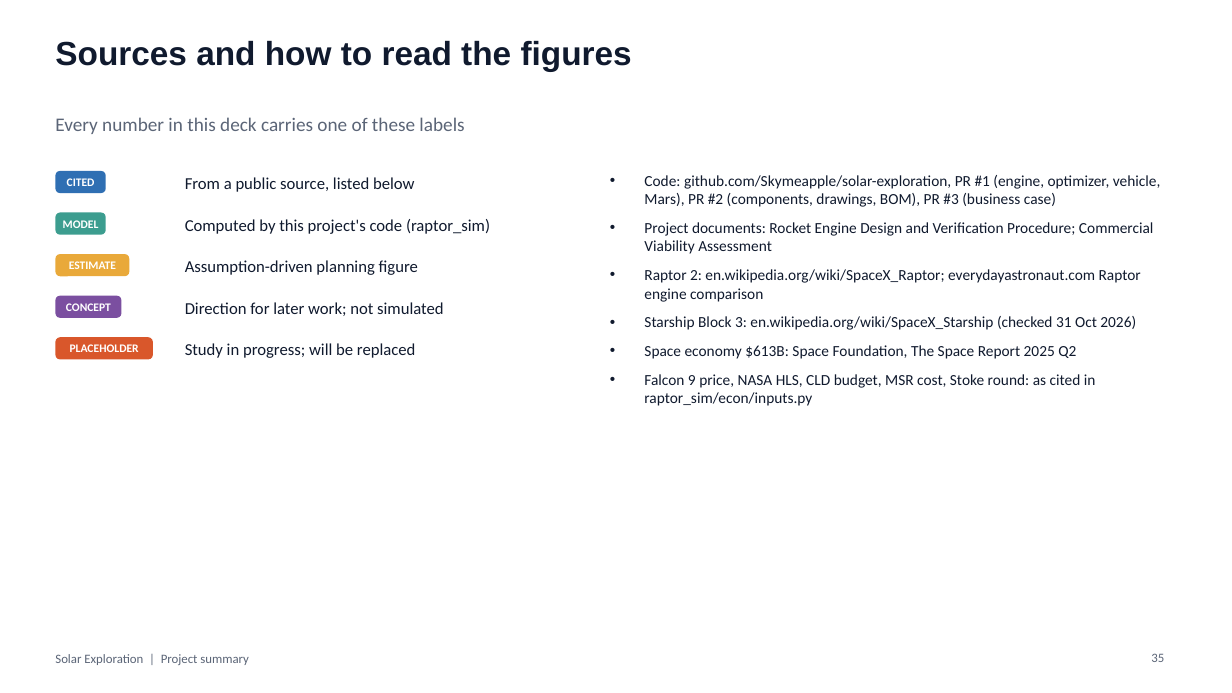
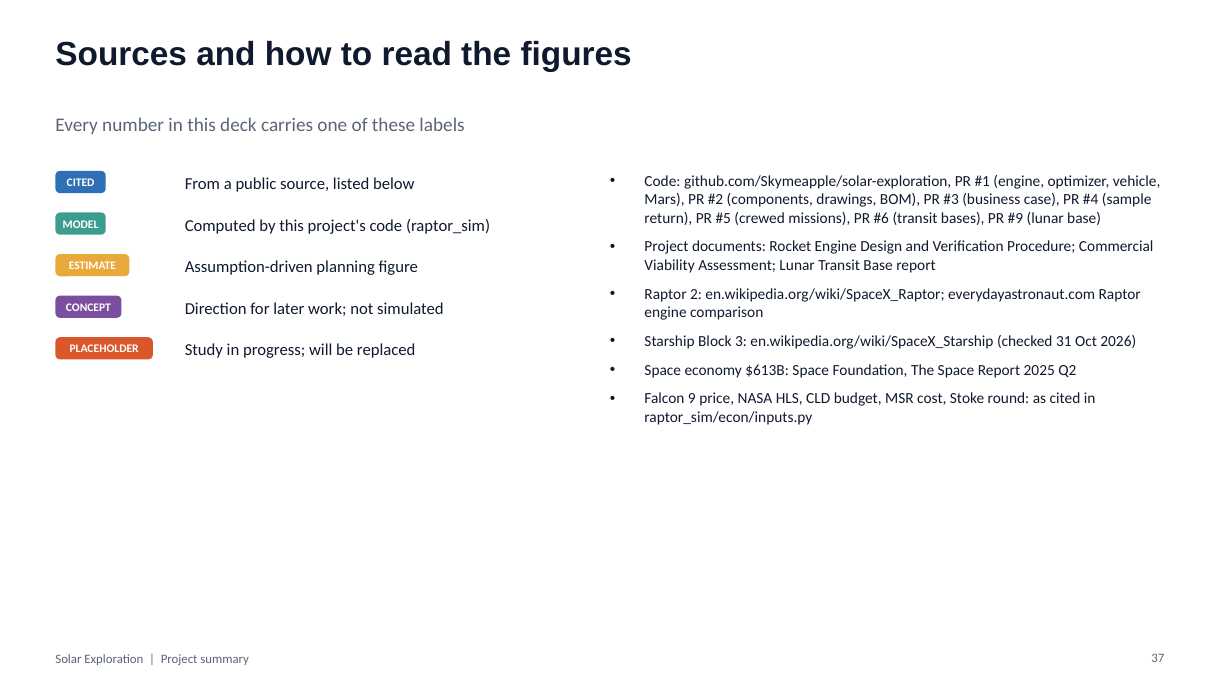
Before and after one commit to Skymeapple/solar-exploration, a slide deck: slide 37 of presentation/Solar_Exploration_Project_Summary.pptx (slide 35 before the commit). Drawn at 1232x693 pixels with LibreOffice and Linux fonts; fonts in the diff are those of the drawing. Boxes give left, top, right and bottom in pixels: in the first picture for what was removed or moved away, otherwise in the second. Text is boxed around its words. In the diff, an @@ line names an element or a change of style, - is before the commit and + after.

```diff
--- a/presentation/Solar_Exploration_Project_Summary.pptx
+++ b/presentation/Solar_Exploration_Project_Summary.pptx
@@ text at (644, 175, 1161, 273): text changed @@
-• Code: github.com/Skymeapple/solar-exploration, PR #1 (engine, optimizer, vehicle, Mars), PR #2 (components, drawings, BOM), PR #3 (business case)
-• Project documents: Rocket Engine Design and Verification Procedure; Commercial Viability Assessment
+• Code: github.com/Skymeapple/solar-exploration, PR #1 (engine, optimizer, vehicle, Mars), PR #2 (components, drawings, BOM), PR #3 (business case), PR #4 (sample return), PR #5 (crewed missions), PR #6 (transit bases), PR #9 (lunar base)
+• Project documents: Rocket Engine Design and Verification Procedure; Commercial Viability Assessment; Lunar Transit Base report
@@ page number at (1151, 653, 1164, 662): text changed @@
-35
+37
```
Also in this commit, not shown: 7 other slides changed, 2 slides added, 1 other file.
